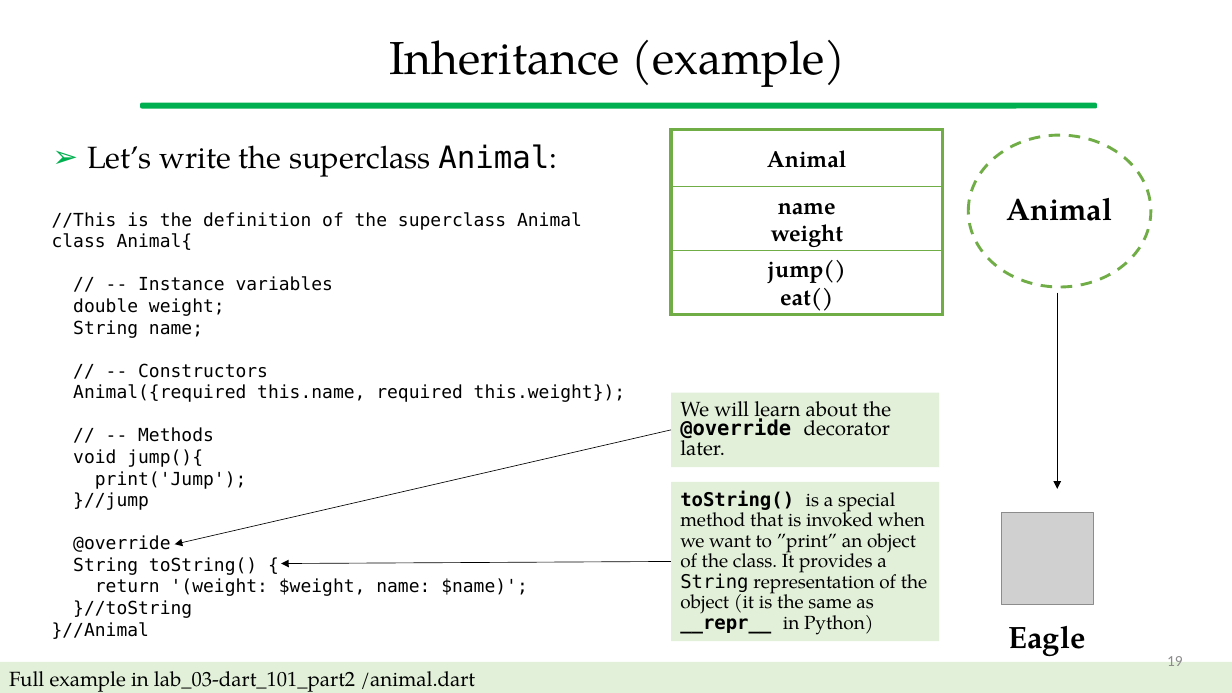
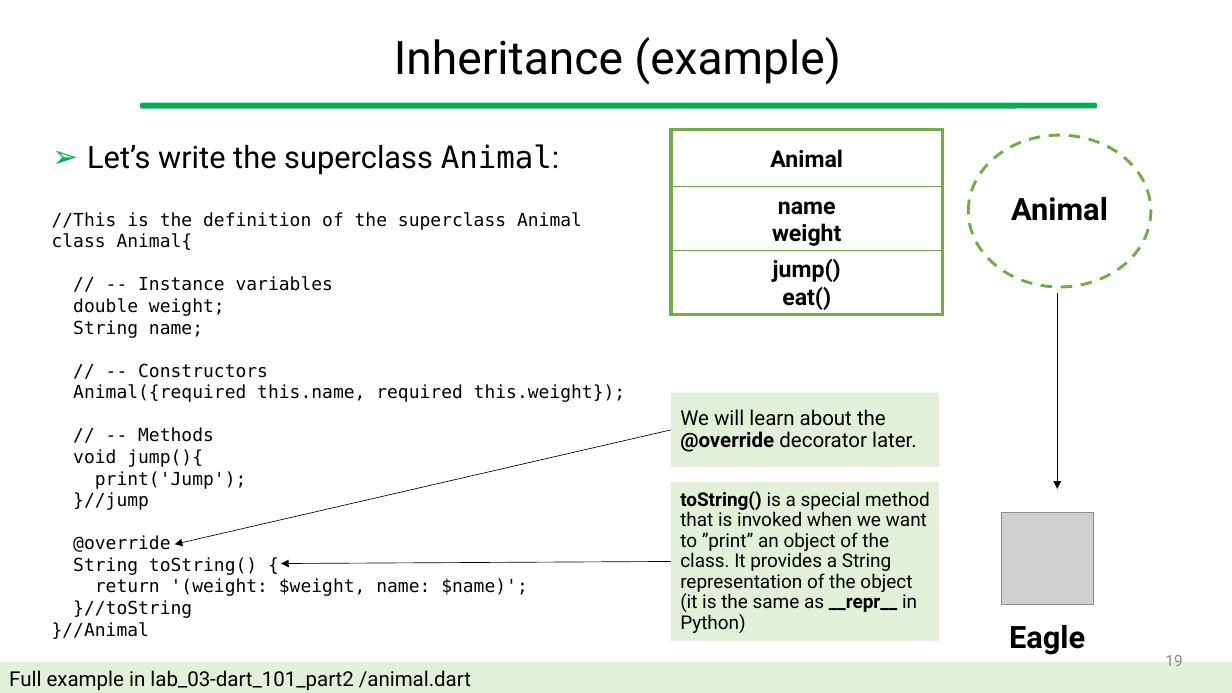
Before and after one commit to gcappon/bwthw, a slide deck: slide 19 of lab_03-dart_101_part_2/lab_03-dart_101_part_2.pptx. Drawn at 1232x693 pixels with LibreOffice and Linux fonts; fonts in the diff are those of the drawing; grey boxes stand for pictures. Boxes give left, top, right and bottom in pixels: in the first picture for what was removed or moved away, otherwise in the second. Text is boxed around its words. In the diff, an @@ line names an element or a change of style, - is before the commit and + after.

```diff
--- a/lab_03-dart_101_part_2/lab_03-dart_101_part_2.pptx
+++ b/lab_03-dart_101_part_2/lab_03-dart_101_part_2.pptx
@@ text "Let’s write the superclass Animal:" at (87, 144, 560, 175): font TeX Gyre Pagella to Roboto in "Let’s write the superclass Animal:" @@
@@ rectangle "We will learn about the ..." at (671, 393, 939, 468): font TeX Gyre Pagella to Roboto in "We will learn about the decorator later."; font DejaVu Sans Mono to Roboto in "@override"; line spacing 0.8 to 0.9 @@
@@ rectangle "toString() is a special method ..." at (671, 482, 939, 640): font DejaVu Sans Mono to Roboto in "toString() String __repr__"; font TeX Gyre Pagella to Roboto in "is a special method that is invoked ..." @@
@@ page number at (1165, 655, 1182, 666): font Calibri to Roboto @@
@@ font TeX Gyre Pagella to Roboto in 7 elements at (394, 37, 840, 85), (1009, 625, 1085, 655), (1011, 197, 1108, 221), (671, 187, 943, 250), (671, 129, 943, 187), (671, 250, 943, 314), (0, 662, 1232, 693) @@
```
Also in this commit, not shown: 66 other slides changed, 3 other files.
